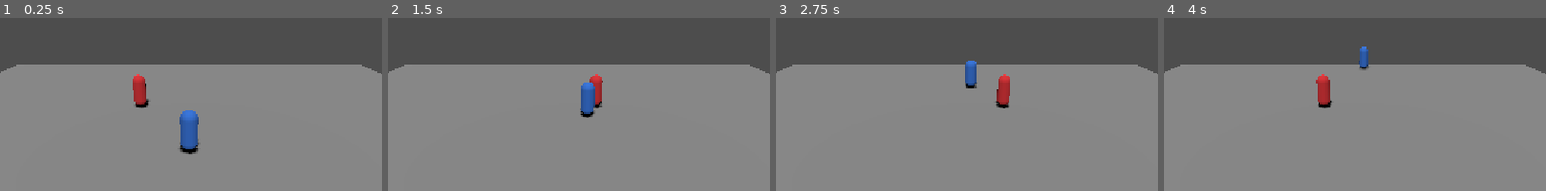
Above: before the commit, frames 1-4 (left to right).
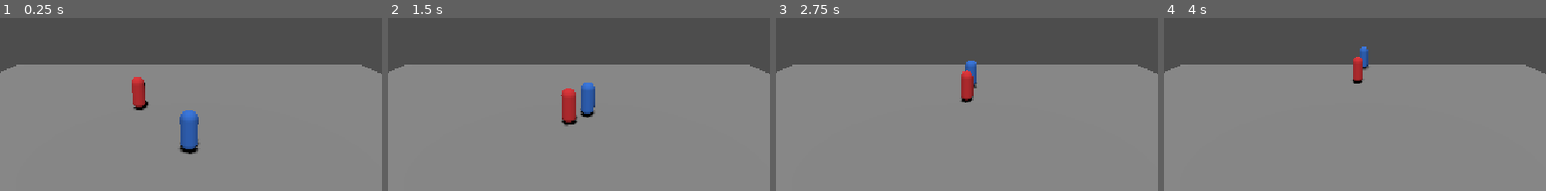
Above: after the commit, the same moments.

Repository: Panteve/Parcial-2--godot-3d
Game: Godot game, scene res://Nivel.tscn
The game is run twice, just before and just after one commit, with the same random seed, the same clock (stepped at 60 frames per second) and the same inputs.
Inputs (mouse positions are % of the whole screen's width and height, from its top left):
- Up to frame 1 (0.25 s): no input
- Up to frame 2 (1.5 s): move the mouse to (55, 38) at 0.52 s; hold W (move_up) from 0.53 s (still down); tap E (accion) at 0.6, 1.35 s; move the mouse to (45, 39) at 1.27 s
- Up to frame 3 (2.75 s): keep holding W (move_up); move the mouse to (52, 36) at 2.02 s; tap E (accion) at 2.1 s
- Up to frame 4 (4 s): keep holding W (move_up); move the mouse to (49, 40) at 2.77 s; tap E (accion) at 2.85, 3.6 s; move the mouse to (57, 40) at 3.52 s
The pictures show only the part of the screen within x 25-75%, y 0-50%; the shares and areas given below are measured in that part.

The runs differ from the first frame. In frame 1, 0.3% of the frame differs, in the area x 34-39%, y 32-54%; in frame 2, 1.2%, in the area x 45-57%, y 32-63%; in frame 3, 1.2%; in frame 4, 1.0%.

Commit message:
Primer puento resuelto, el enemigo ya reacciona a nuestra presencia

Diff:
--- a/Assets/enemigo_ia.gd
+++ b/Assets/enemigo_ia.gd
@@ -69,7 +69,15 @@
 ## la condición de perseguir también se cumple. Piensa cuál condición debe
 ## revisarse PRIMERO para que las demás no se la "roben".
 func _decidir_estado(distancia: float, lo_veo: bool) -> Estado:
-	# TODO: reemplazar esta línea por la lógica completa descrita arriba.
+	if vida <= vida_huida and distancia <= rango_vision:
+		return Estado.HUIR
+
+	if distancia <= rango_ataque and lo_veo:
+		return Estado.ATACAR
+
+	if distancia <= rango_vision and lo_veo:
+		return Estado.PERSEGUIR
+
 	return Estado.PATRULLAR
 
 
--- a/Jugador.tscn
+++ b/Jugador.tscn
@@ -1,7 +1,7 @@
-[gd_scene load_steps=6 format=3]
+[gd_scene format=3 uid="uid://hex2mwwb0f31"]
 
-[ext_resource type="Script" path="res://Assets/jugador.gd" id="1_jug"]
-[ext_resource type="Script" path="res://Assets/camara_orbital.gd" id="2_cam"]
+[ext_resource type="Script" uid="uid://0hsuqscf0jsj" path="res://Assets/jugador.gd" id="1_jug"]
+[ext_resource type="Script" uid="uid://jlocdja3c3p4" path="res://Assets/camara_orbital.gd" id="2_cam"]
 
 [sub_resource type="CapsuleMesh" id="CapsuleMesh_jug"]
 radius = 0.35
@@ -14,26 +14,24 @@
 radius = 0.35
 height = 1.75
 
-[node name="Jugador" type="Node3D" groups=["player"]]
-
-[node name="Cuerpo" type="CharacterBody3D" parent="." node_paths=PackedStringArray("camara")]
+[node name="Cuerpo" type="CharacterBody3D" unique_id=1427482227 node_paths=PackedStringArray("camara")]
 script = ExtResource("1_jug")
 camara = NodePath("SpringArm3D/Camera3D")
 
-[node name="MeshInstance3D" type="MeshInstance3D" parent="Cuerpo"]
+[node name="MeshInstance3D" type="MeshInstance3D" parent="." unique_id=1213773723]
 transform = Transform3D(1, 0, 0, 0, 1, 0, 0, 0, 1, 0, 0.875, 0)
 mesh = SubResource("CapsuleMesh_jug")
 surface_material_override/0 = SubResource("StandardMaterial3D_jug")
 
-[node name="CollisionShape3D" type="CollisionShape3D" parent="Cuerpo"]
+[node name="CollisionShape3D" type="CollisionShape3D" parent="." unique_id=1198542195]
 transform = Transform3D(1, 0, 0, 0, 1, 0, 0, 0, 1, 0, 0.875, 0)
 shape = SubResource("CapsuleShape3D_jug")
 
-[node name="SpringArm3D" type="SpringArm3D" parent="Cuerpo" node_paths=PackedStringArray("objetivo")]
+[node name="SpringArm3D" type="SpringArm3D" parent="." unique_id=404988712 node_paths=PackedStringArray("objetivo")]
 transform = Transform3D(1, 0, 0, 0, 0.9397, 0.342, 0, -0.342, 0.9397, 0, 1.4, 0)
 spring_length = 4.0
 margin = 0.2
 script = ExtResource("2_cam")
 objetivo = NodePath("..")
 
-[node name="Camera3D" type="Camera3D" parent="Cuerpo/SpringArm3D"]
+[node name="Camera3D" type="Camera3D" parent="SpringArm3D" unique_id=1392803833]
--- a/Nivel.tscn
+++ b/Nivel.tscn
@@ -22,7 +22,7 @@
 [node name="CamaraFija" type="Camera3D" parent="." unique_id=1983634112]
 transform = Transform3D(1, 0, 0, 0, 0.866, 0.5, 0, -0.5, 0.866, 0, 6, 10)
 
-[node name="Jugador" parent="." unique_id=514314760 instance=ExtResource("1_jug")]
+[node name="Jugador" parent="." unique_id=514314760 groups=["player"] instance=ExtResource("1_jug")]
 
 [node name="Enemigo" parent="." unique_id=1743107430 instance=ExtResource("2_ene")]
 transform = Transform3D(1, 0, 0, 0, 1, 0, 0, 0, 1, -3, 0, -5)
Not shown: 1 places in Nivel.tscn that only renumber resources
